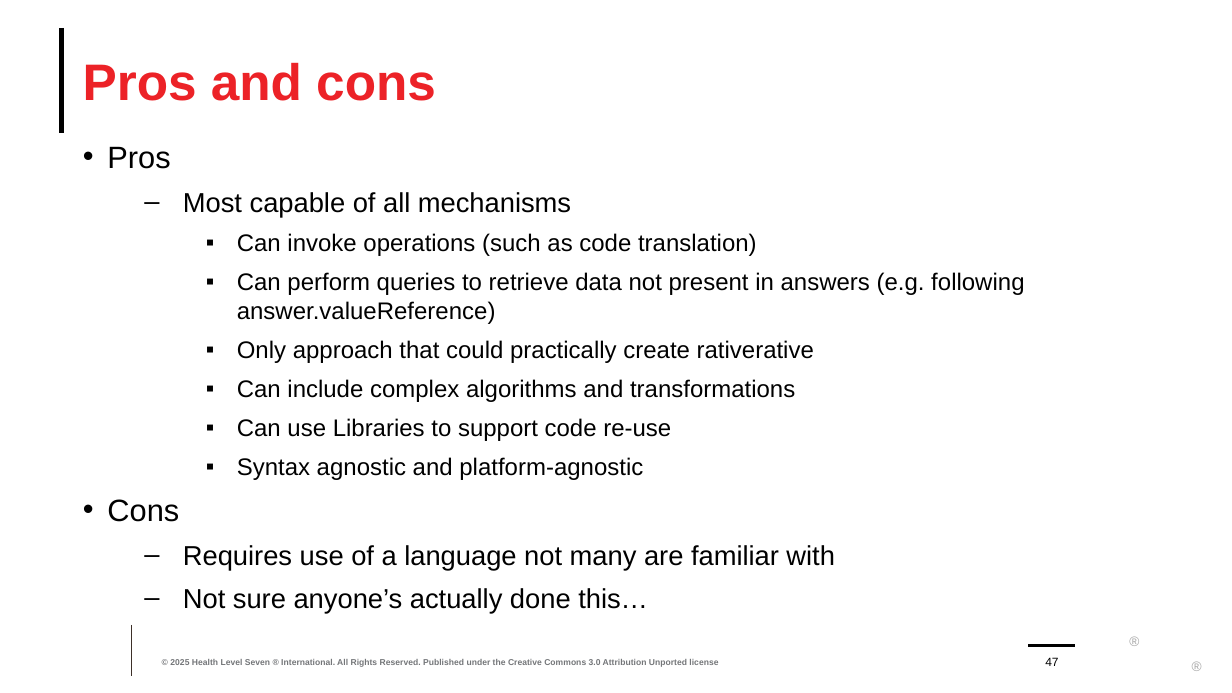
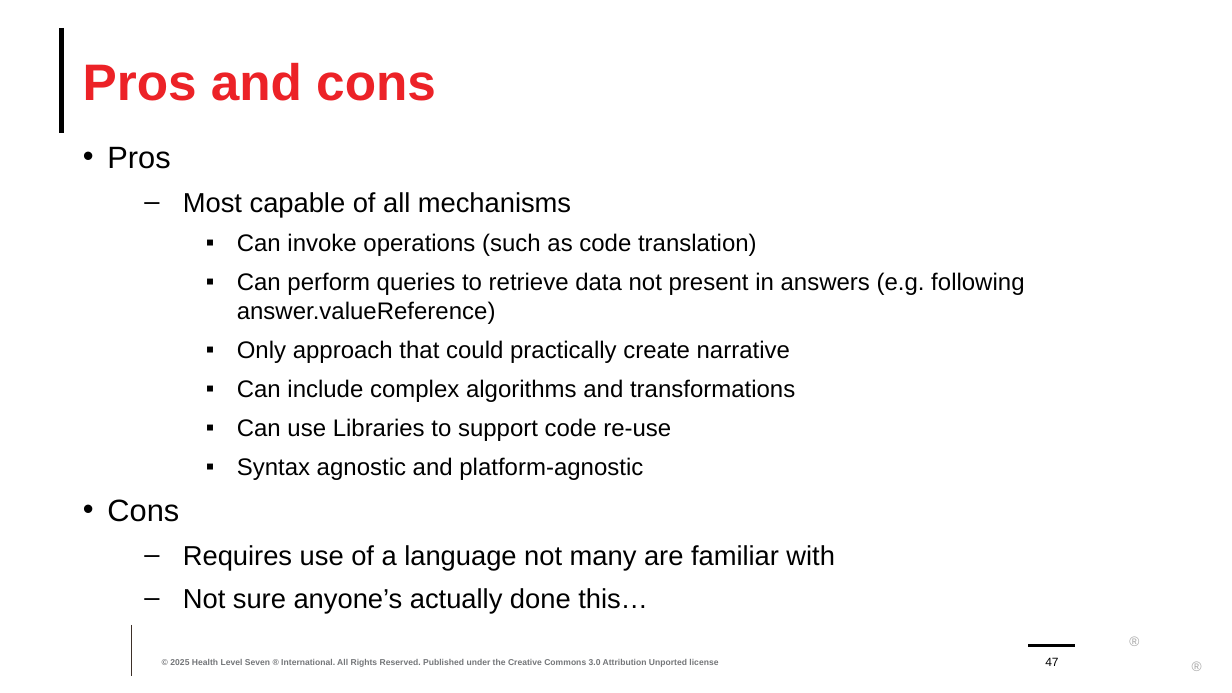
Before and after one commit to FHIR/documents, a slide deck: slide 47 of presentations/sdc/6-SDC-Extraction.pptx. Drawn at 1232x693 pixels with LibreOffice and Linux fonts; fonts in the diff are those of the drawing; background and template pictures are left out. Boxes give left, top, right and bottom in pixels: in the first picture for what was removed or moved away, otherwise in the second. Text is boxed around its words. In the diff, an @@ line names an element or a change of style, - is before the commit and + after.

```diff
--- a/presentations/sdc/6-SDC-Extraction.pptx
+++ b/presentations/sdc/6-SDC-Extraction.pptx
@@ text at bbox=[237, 340, 790, 363]: text changed @@
-    ▪ Only approach that could practically create rativerative
+    ▪ Only approach that could practically create narrative
```
Also in this commit, not shown: 3 other slides changed, 4 other files.
